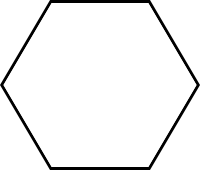
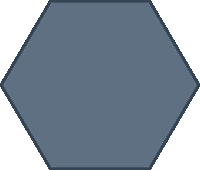
The second 200×170 image is a revision of the first. Changes to its layers:
added layer "lines copy" above "lines" over [0, 0, 200, 170]
